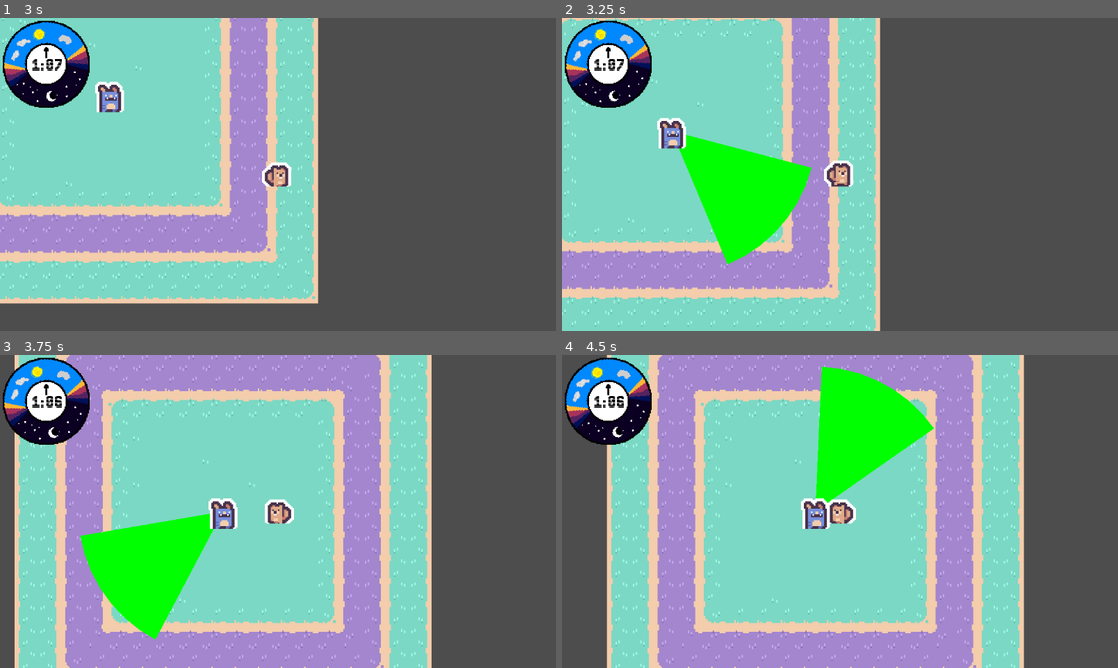
Above: before the commit, frames 1-4 (two rows, left to right).
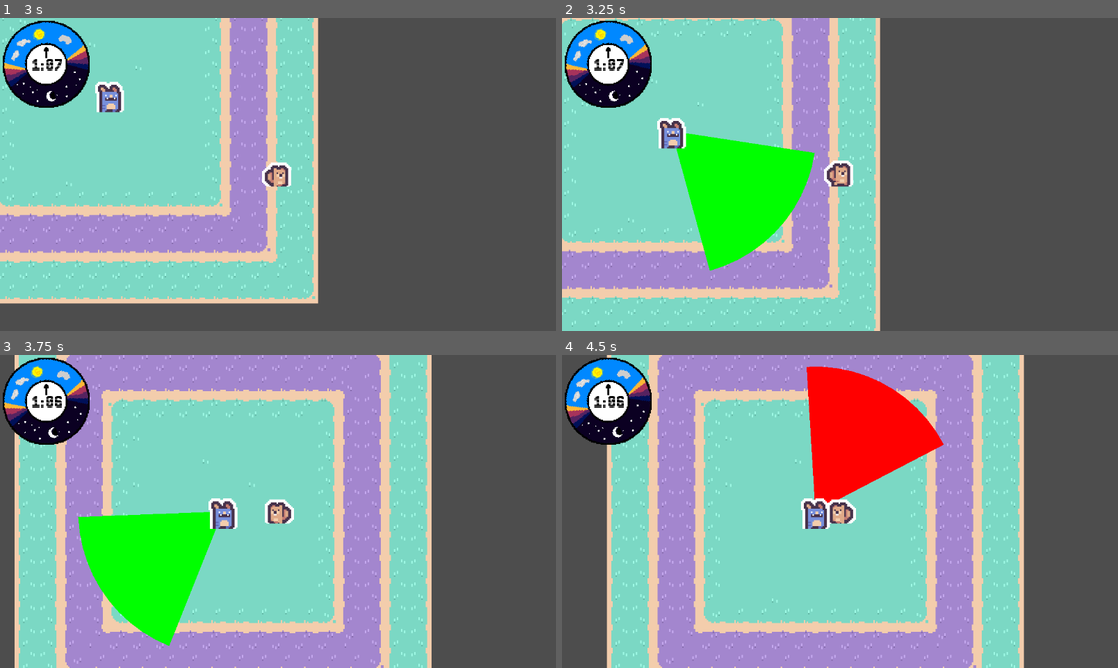
Above: after the commit, the same moments.

Repository: Sosenteam/groundhog-stealth
Game: Godot game, scene res://world.tscn
Two runs of this game, one before a commit and one after it. Both use one fixed random seed, a clock stepped at 60 frames per second and the inputs below.
Inputs:
- Up to frame 1 (3 s): tap Enter at 0.5 s; hold D (move_right) 0.53-1.28 s; hold Space (move_dash) 0.53-1.28 s; hold S (move_down) 1.28-2.03 s; tap Space (move_dash) at 1.35, 2.85 s; hold D (move_right) 2.03-2.78 s; hold Space (move_dash) 2.03-2.78 s; hold W (move_up) from 2.78 s (still down)
- Up to frame 2 (3.25 s): keep holding W (move_up)
- Up to frame 3 (3.75 s): release W (move_up) at 3.53 s; hold A (move_left) from 3.53 s (still down); hold Space (move_dash) from 3.53 s (still down)
- Up to frame 4 (4.5 s): keep holding A (move_left); release Space (move_dash) at 4.28 s; tap Space (move_dash) at 4.35 s

Frame 1 is identical in both runs. In frame 2, 1.5% of the frame differs, in the area x 20-46%, y 36-81%; in frame 3, 1.5%; in frame 4, 6.9%, in the area x 44-69%, y 3-48%.

Commit message:
phil changes, renamed searching state to spinning, etc.

Diff:
--- a/phil/phil.gd
+++ b/phil/phil.gd
@@ -18,7 +18,7 @@
 
 
 func _physics_process(delta: float) -> void:
-
+	# if viewcone is on, spread raycasts, and interpret result
 	if(view_cone_enabled):
 		var collision_result = check_for_collision()
 		if(collision_result):
@@ -31,26 +31,29 @@
 			if(was_detecting):
 				stop_detecting.emit()
 			was_detecting = false
+	# Redraw detection meter
 	queue_redraw()
 
 func _draw() -> void:
+
 	if(view_cone_enabled):
+		# Make array of points for detection polygon
 		var poly_array: PackedVector2Array = [Vector2(0,0)]
 		var color_array: PackedColorArray = [debug_color]
 		for ray in rays_to_draw:
 			#draw_line(to_local(ray[0]),to_local(ray[1]),debug_color,1)
 			poly_array.append(to_local(ray[1]))
 			color_array.append(debug_color)
-		draw_polygon(poly_array,color_array,)
+		draw_polygon(poly_array,color_array)
 
 
-
+## Sents out raycasts across -view_angle to x
 func check_for_collision() -> bool:
 	var collision_result = false
 	rays_to_draw = []
 	var original_angle = direction.angle()
-	for i in range(-4,4):
-		var angle = remap(i,-4,4,-view_angle,view_angle)
+	for i in range(-6,6):
+		var angle = remap(i,-6,6,-view_angle,view_angle)
 		var new_direction = Vector2.from_angle(original_angle+angle)
 		var result = raycast(new_direction*view_length)
 		if(result):
@@ -59,6 +62,7 @@
 
 
 
+## Sends out raycasts in direction from phil.position
 func raycast(vect: Vector2):
 	var space_state = get_world_2d().direct_space_state
 	#global coords
--- a/phil/phil.tscn
+++ b/phil/phil.tscn
@@ -6,9 +6,10 @@
 [ext_resource type="Texture2D" uid="uid://bm8k54sb7yo7u" path="res://assets/phil (temporary)/tile_0014.png" id="3_gpkbw"]
 [ext_resource type="Script" uid="uid://d4bhw3klhhf2a" path="res://phil/phil_state_machine.gd" id="3_u43oq"]
 [ext_resource type="Script" uid="uid://u67kntbaonqv" path="res://phil/states/idle.gd" id="4_vx72j"]
-[ext_resource type="Script" uid="uid://bash48vfyw38o" path="res://phil/states/searching.gd" id="5_r80mi"]
+[ext_resource type="Script" uid="uid://bash48vfyw38o" path="res://phil/states/spinning_search.gd" id="5_r80mi"]
 [ext_resource type="Script" uid="uid://cfms68kcldwb6" path="res://phil/states/burrowing.gd" id="5_wxeps"]
 [ext_resource type="Script" uid="uid://c6h8fprdjo4yi" path="res://phil/states/emerging.gd" id="8_xyla7"]
+[ext_resource type="Script" uid="uid://bfoq4cogat3x6" path="res://phil/states/forward_search.gd" id="10_ifyon"]
 
 [sub_resource type="SpriteFrames" id="SpriteFrames_4y77u"]
 animations = [{
@@ -64,10 +65,14 @@
 [node name="Burrowing" type="Node" parent="StateMachine" unique_id=1748945000]
 script = ExtResource("5_wxeps")
 
-[node name="Searching" type="Node" parent="StateMachine" unique_id=986239750]
+[node name="SpinningSearch" type="Node" parent="StateMachine" unique_id=986239750]
 script = ExtResource("5_r80mi")
 metadata/_custom_type_script = "uid://c8pq7s0esture"
 
 [node name="Emerging" type="Node" parent="StateMachine" unique_id=1787488899]
 script = ExtResource("8_xyla7")
 metadata/_custom_type_script = "uid://c8pq7s0esture"
+
+[node name="ForwardSearch" type="Node" parent="StateMachine" unique_id=1149789511]
+script = ExtResource("10_ifyon")
+metadata/_custom_type_script = "uid://c8pq7s0esture"
--- a/phil/phil_state.gd
+++ b/phil/phil_state.gd
@@ -2,7 +2,7 @@
 
 const IDLE = "Idle"
 const BURROWING = "Burrowing"
-const SEARCHING = "Searching"
+const SPINNINGSEARCH = "SpinningSearch"
 const EMERGING = "Emerging"
 
 var phil: Phil
--- a/phil/phil_state_machine.gd
+++ b/phil/phil_state_machine.gd
@@ -40,5 +40,5 @@
 
 func _random_state():
 	var next_state_id = randi_range(0,1)
-	var next_state = ["Burrowing","Searching"][next_state_id]
+	var next_state = ["Burrowing","SpinningSearch"][next_state_id]
 	_transition_to_next_state(next_state)
--- a/phil/states/searching.gd
+++ b/phil/states/forward_search.gd
@@ -4,10 +4,12 @@
 func enter(previous_state_path: String, data := {}) -> void:
 	phil.velocity = Vector2.ZERO
 	phil.view_cone_enabled = true
+	phil.view_angle = PI/6
+	phil.view_length = 500
 	$"../../AnimatedSprite2D".play("idle")
 	await get_tree().create_timer(3.0).timeout
 	finished.emit("Idle")
 
 
 func physics_update(_delta: float) -> void:
-	phil.direction = phil.direction.rotated(0.06)
+	pass
--- /dev/null
+++ b/phil/states/spinning_search.gd
@@ -0,0 +1,15 @@
+extends PhilState
+
+
+func enter(previous_state_path: String, data := {}) -> void:
+	phil.velocity = Vector2.ZERO
+	phil.view_cone_enabled = true
+	phil.view_angle = PI/5
+	phil.view_length = 100
+	$"../../AnimatedSprite2D".play("idle")
+	await get_tree().create_timer(3.0).timeout
+	finished.emit("Idle")
+
+
+func physics_update(_delta: float) -> void:
+	phil.direction = phil.direction.rotated(0.06)
Not shown, added: phil/states/forward_search.gd.uid
Renamed: phil/states/searching.gd.uid -> phil/states/spinning_search.gd.uid
